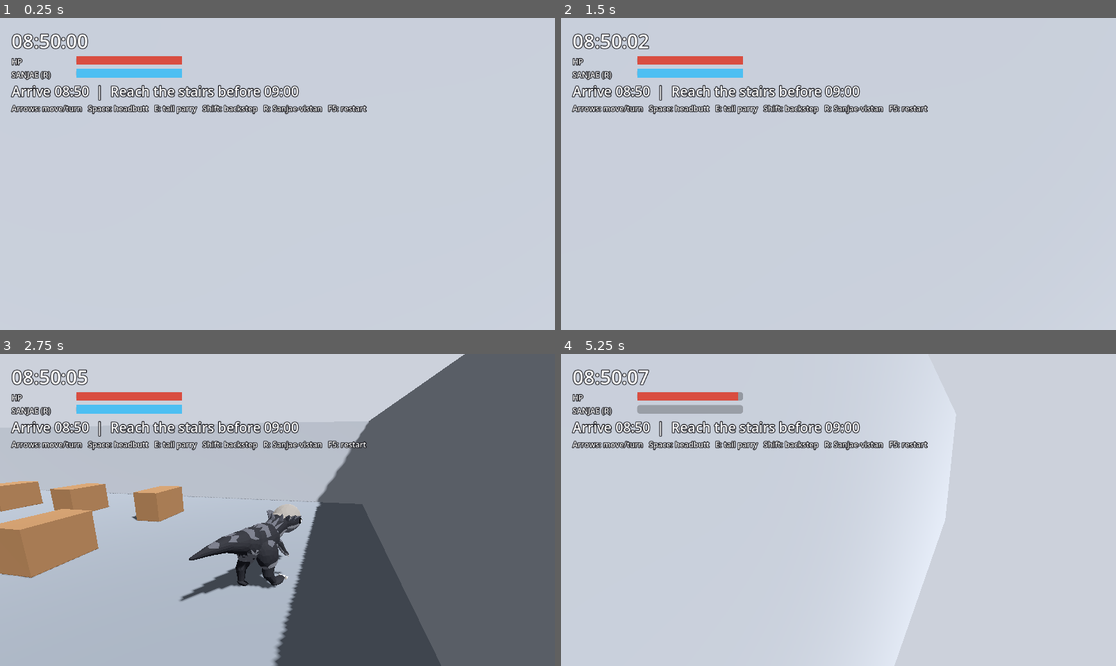
Above: before the commit, frames 1-4 (two rows, left to right).
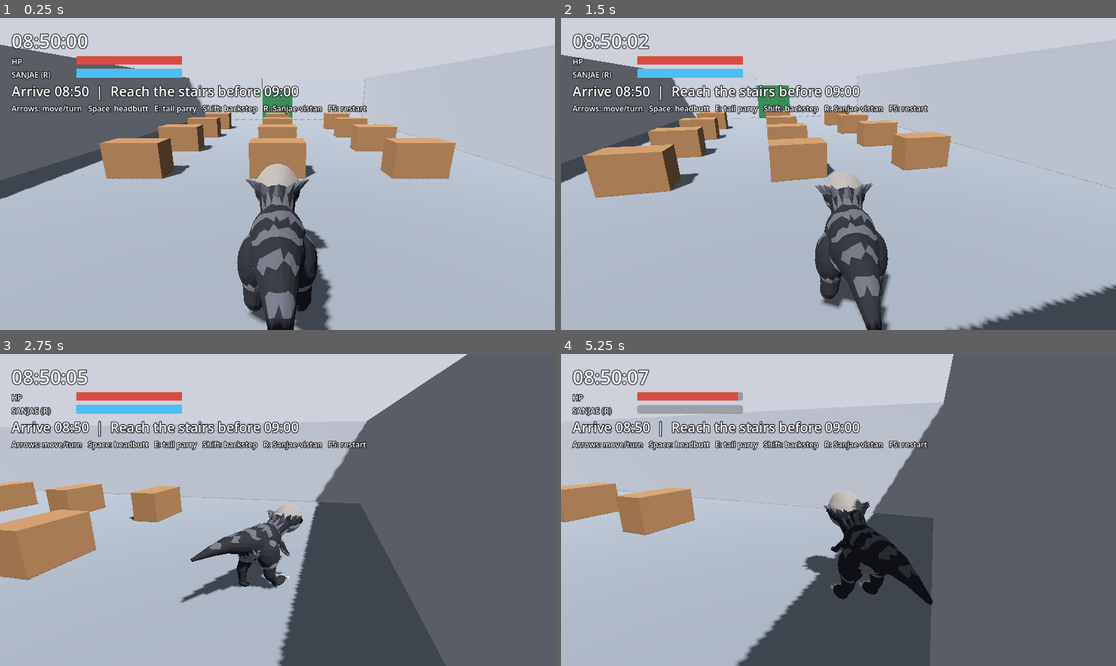
Above: after the commit, the same moments.

Repository: junhyeon-Lee/ram
Game: Godot game, scene res://game/main.tscn
Two runs of this game, one before a commit and one after it. Both use one fixed random seed, a clock stepped at 60 frames per second and the inputs below.
Inputs:
- Up to frame 1 (0.25 s): no input
- Up to frame 2 (1.5 s): hold Right (turn_right) 0.53-1.28 s; tap Space (attack) at 0.6 s; hold Shift (backstep) from 1.28 s (still down); tap E (guard) at 1.35 s
- Up to frame 3 (2.75 s): release Shift (backstep) at 2.03 s; hold Right (turn_right) from 2.03 s (still down); tap Tab (lock_on) at 2.1 s
- Up to frame 4 (5.25 s): release Right (turn_right) at 2.78 s; hold Up (move_forward) 2.78-3.53 s; tap one key every 0.75 s from 2.85 s: R (sanjae) Space (attack) E (guard) Tab (lock_on); hold Left (turn_left) 3.53-5.03 s; hold Shift (backstep) from 5.03 s (still down)

The runs differ from the first frame. In frame 1, 51% of the frame differs, in the area x 0-100%, y 8-100%; in frame 2, 49%; in frame 3, 2.0%; in frame 4, 61%, in the area x 0-100%, y 0-100%.

Commit message:
카메라가 벽 밖으로 나가 F5 첫 화면이 회색 벽만 보이던 문제 고침
시작 자리(뒷벽에서 2.5m)보다 카메라 거리(4.2m)가 길어 카메라가 뒷벽 밖에 놓였다.
- follow_camera.gd: Ram 과 카메라 사이를 벽(StaticBody3D)이 막으면 벽 안쪽으로 당김.
  벗어나면 원래 거리로 천천히 돌아가고, 날아가는 집기는 무시한다.
- smoke_test.gd: 시작할 때 카메라에서 Ram 이 보이는지 점검 추가 (고치기 전 FAIL → 16개 PASS)
- README: 카메라 설명

Co-Authored-By: Claude Opus 5.5 <noreply@anthropic.com>

Diff:
--- a/game/camera/follow_camera.gd
+++ b/game/camera/follow_camera.gd
@@ -9,6 +9,7 @@
 @export var look_height := 0.9
 @export var yaw_follow := 5.0         # 클수록 빨리 따라 돈다
 @export var pos_follow := 10.0
+@export var wall_margin := 0.25       # 벽에 막히면 벽 안쪽으로 이만큼 띄운다
 
 var _yaw := 0.0
 
@@ -25,7 +26,9 @@
 	# 산재비스탄 중에도 카메라는 실제 시간으로 움직여야 화면이 끈적이지 않는다
 	var real_delta := delta / Engine.time_scale
 	_yaw = lerp_angle(_yaw, target.global_rotation.y, 1.0 - exp(-yaw_follow * real_delta))
-	global_position = global_position.lerp(_desired_position(), 1.0 - exp(-pos_follow * real_delta))
+	var next := global_position.lerp(_desired_position(), 1.0 - exp(-pos_follow * real_delta))
+	# 벽에 막히면 곧바로 벽 안쪽으로 당기고, 벗어나면 위 lerp 로 천천히 원래 거리로 돌아간다
+	global_position = _clear_of_walls(next)
 	var fwd := Vector3(-sin(_yaw), 0.0, -cos(_yaw))
 	look_at(target.global_position + fwd * look_ahead + Vector3.UP * look_height)
 
@@ -33,3 +36,23 @@
 func _desired_position() -> Vector3:
 	var back := Vector3(sin(_yaw), 0.0, cos(_yaw))
 	return target.global_position + back * distance + Vector3.UP * height
+
+
+## Ram 몸 가운데에서 pos 까지 벽(StaticBody3D)이 막으면 벽 안쪽 자리를 돌려준다.
+## 책상 같은 움직이는 집기는 건너뛴다(카메라가 들썩이지 않게).
+func _clear_of_walls(pos: Vector3) -> Vector3:
+	var pivot := target.global_position + Vector3.UP * look_height
+	var q := PhysicsRayQueryParameters3D.create(pivot, pos)
+	var exclude: Array[RID] = []
+	if target is CollisionObject3D:
+		exclude.append((target as CollisionObject3D).get_rid())
+	var space := get_world_3d().direct_space_state
+	for i in 4:
+		q.exclude = exclude
+		var hit := space.intersect_ray(q)
+		if hit.is_empty():
+			return pos
+		if hit.collider is StaticBody3D:
+			return hit.position + hit.normal * wall_margin
+		exclude.append(hit.rid)
+	return pos
--- a/tools/godot/smoke_test.gd
+++ b/tools/godot/smoke_test.gd
@@ -29,6 +29,7 @@
 			if _t > 0.5:
 				_mark.pos = p.global_position
 				_mark.yaw = p.global_rotation.y
+				_check(_camera_sees(p), "camera sees Ram at spawn (no wall in between)")
 				_next()
 		1:  # 앞으로 1초
 			Input.action_press("move_forward")
@@ -129,6 +130,15 @@
 	_t = 0.0
 
 
+## 카메라에서 Ram 몸 가운데까지 벽(StaticBody3D)이 가로막지 않는지
+func _camera_sees(p: RamPlayer) -> bool:
+	var cam := root.get_camera_3d()
+	var q := PhysicsRayQueryParameters3D.create(cam.global_position, p.global_position + Vector3.UP * 0.9)
+	q.exclude = [p.get_rid()]
+	var hit := cam.get_world_3d().direct_space_state.intersect_ray(q)
+	return hit.is_empty() or not (hit.collider is StaticBody3D)
+
+
 func _check(ok: bool, what: String) -> void:
 	print(("  ok   " if ok else "  FAIL ") + what)
 	if not ok:
